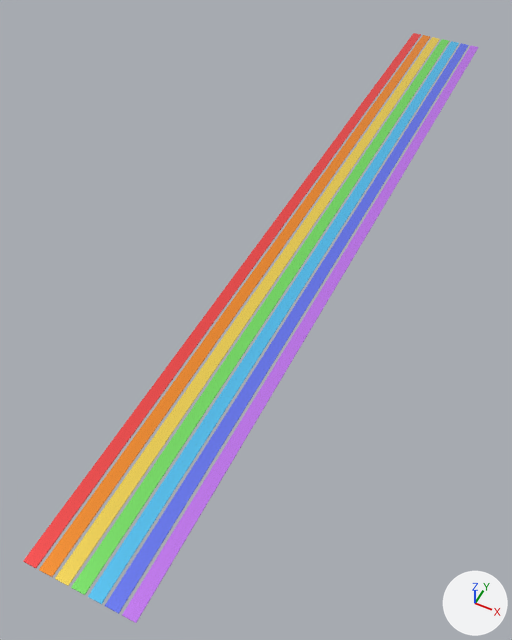
The glTF model apps/megameal/public/generated/hunyuan3d/yggdrasil-bifrost-ribbon/yggdrasil-bifrost-ribbon-merged-2026-04-25T02-17-02-006Z.glb as it was, and as the next commit left it.
Rendered twice from a camera (50 mm lens) standing at (18.1, -51.5, 45.7) and looking at (-2.9, -9.7, -6.6). Arrows for +X, +Y and +Z are at lower right; the lights stay in place. The older version comes first. Where no turn or scale is listed for an object, it has been applied to the vertices.

Before the edit, the objects in view are built like this:
```python
ob_bifrost_ribbon_1 = bpy.data.objects.new('Bifrost Ribbon 1', me_mesh_0)
ob_bifrost_ribbon_1.location = (-3.9, 0.0, 0.0)
ob_bifrost_ribbon_2 = bpy.data.objects.new('Bifrost Ribbon 2', me_mesh_1)
ob_bifrost_ribbon_2.location = (-2.6, 0.0, 0.0)
ob_bifrost_ribbon_3 = bpy.data.objects.new('Bifrost Ribbon 3', me_mesh_2)
ob_bifrost_ribbon_3.location = (-1.3, 0.0, 0.0)
ob_bifrost_ribbon_4 = bpy.data.objects.new('Bifrost Ribbon 4', me_mesh_3)
ob_bifrost_ribbon_4.location = (0.0, 0.0, 0.0)
ob_bifrost_ribbon_5 = bpy.data.objects.new('Bifrost Ribbon 5', me_mesh_4)
ob_bifrost_ribbon_5.location = (1.3, 0.0, 0.0)
ob_bifrost_ribbon_6 = bpy.data.objects.new('Bifrost Ribbon 6', me_mesh_5)
ob_bifrost_ribbon_6.location = (2.6, 0.0, 0.0)
ob_bifrost_ribbon_7 = bpy.data.objects.new('Bifrost Ribbon 7', me_mesh_6)
ob_bifrost_ribbon_7.location = (3.9, 0.0, 0.0)
```
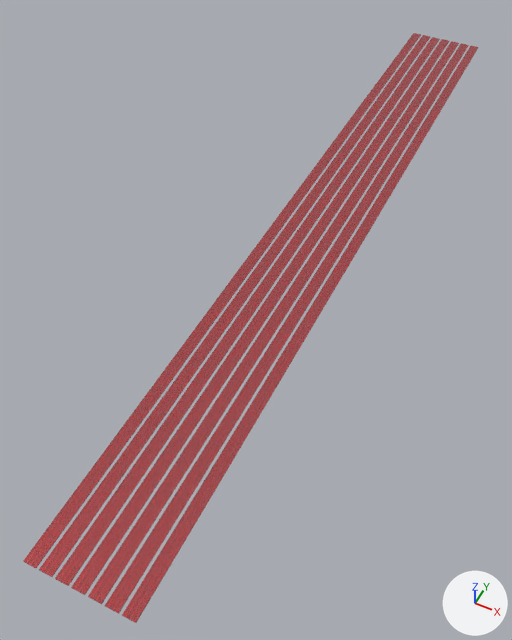
Patch to the scene script:
```diff
--- a/apps/megameal/public/generated/hunyuan3d/yggdrasil-bifrost-ribbon/yggdrasil-bifrost-ribbon-merged-2026-04-25T02-17-02-006Z.glb.py
+++ b/apps/megameal/public/generated/hunyuan3d/yggdrasil-bifrost-ribbon/yggdrasil-bifrost-ribbon-merged-2026-04-25T02-17-02-006Z.glb.py
@@ img_yggdrasil_bifrost_ribbon_m00_bifrost_normal @@
+img_yggdrasil_bifrost_ribbon_m00_bifrost_normal = load_image('yggdrasil-bifrost-ribbon-m00-bifrost-normal', '_unpacked/yggdrasil-bifrost-ribbon-m00-bifrost-normal', 64, 64, 'Non-Color')
@@ img_yggdrasil_bifrost_ribbon_m00_bifrost_emissive @@
+img_yggdrasil_bifrost_ribbon_m00_bifrost_emissive = load_image('yggdrasil-bifrost-ribbon-m00-bifrost-emissive', '_unpacked/yggdrasil-bifrost-ribbon-m00-bifrost-emissive', 64, 64, 'sRGB')
@@ img_yggdrasil_bifrost_ribbon_m00_bifrost_basecolor @@
+img_yggdrasil_bifrost_ribbon_m00_bifrost_basecolor = load_image('yggdrasil-bifrost-ribbon-m00-bifrost-basecolor', '_unpacked/yggdrasil-bifrost-ribbon-m00-bifrost-basecolor', 64, 64, 'sRGB')
@@ img_yggdrasil_bifrost_ribbon_m00_bifrost_metalrough @@
+img_yggdrasil_bifrost_ribbon_m00_bifrost_metalrough = load_image('yggdrasil-bifrost-ribbon-m00-bifrost-metalrough', '_unpacked/yggdrasil-bifrost-ribbon-m00-bifrost-metalrough', 64, 64, 'Non-Color')
@@ mat_yggdrasil_bifrost_ribbon_material_0 @@
+mat_yggdrasil_bifrost_ribbon_material_0 = bpy.data.materials.new('yggdrasil-bifrost-ribbon-material-0')
+# uses the picture img_yggdrasil_bifrost_ribbon_m00_bifrost_basecolor
+# uses the picture img_yggdrasil_bifrost_ribbon_m00_bifrost_emissive
+# uses the picture img_yggdrasil_bifrost_ribbon_m00_bifrost_metalrough
+# uses the picture img_yggdrasil_bifrost_ribbon_m00_bifrost_normal
@@ me_mesh_0 @@
 me_mesh_0.from_pydata(...)  # 8 vertices, 12 faces; spans x -0.5..0.5, y -41.0..41.0, z -0.1..0.1
-me_mesh_0.materials.append(mat_material_0)  # red #ff5c5c, glowing red #8a1b1b
+me_mesh_0.materials.append(mat_yggdrasil_bifrost_ribbon_material_0)
@@ me_mesh_1 @@
 me_mesh_1.from_pydata(...)  # 8 vertices, 12 faces; spans x -0.5..0.5, y -41.0..41.0, z -0.1..0.1
-me_mesh_1.materials.append(mat_material_1)  # orange #ff9a3c, glowing brown #8a4a12
+me_mesh_1.materials.append(mat_yggdrasil_bifrost_ribbon_material_0)
@@ me_mesh_2 @@
 me_mesh_2.from_pydata(...)  # 8 vertices, 12 faces; spans x -0.5..0.5, y -41.0..41.0, z -0.1..0.1
-me_mesh_2.materials.append(mat_material_2)  # yellow #ffe066, glowing yellow #8a7720
+me_mesh_2.materials.append(mat_yggdrasil_bifrost_ribbon_material_0)
@@ me_mesh_3 @@
 me_mesh_3.from_pydata(...)  # 8 vertices, 12 faces; spans x -0.5..0.5, y -41.0..41.0, z -0.1..0.1
-me_mesh_3.materials.append(mat_material_3)  # green #8df07a
+me_mesh_3.materials.append(mat_yggdrasil_bifrost_ribbon_material_0)
@@ me_mesh_4 @@
 me_mesh_4.from_pydata(...)  # 8 vertices, 12 faces; spans x -0.5..0.5, y -41.0..41.0, z -0.1..0.1
-me_mesh_4.materials.append(mat_material_4)  # cyan #68d8ff, glowing blue #1b578a
+me_mesh_4.materials.append(mat_yggdrasil_bifrost_ribbon_material_0)
@@ me_mesh_5 @@
 me_mesh_5.from_pydata(...)  # 8 vertices, 12 faces; spans x -0.5..0.5, y -41.0..41.0, z -0.1..0.1
-me_mesh_5.materials.append(mat_material_5)  # blue #7b8cff, glowing blue #2a318a
+me_mesh_5.materials.append(mat_yggdrasil_bifrost_ribbon_material_0)
@@ me_mesh_6 @@
 me_mesh_6.from_pydata(...)  # 8 vertices, 12 faces; spans x -0.5..0.5, y -41.0..41.0, z -0.1..0.1
-me_mesh_6.materials.append(mat_material_6)  # purple #d38dff, glowing purple #6a2f8a
+me_mesh_6.materials.append(mat_yggdrasil_bifrost_ribbon_material_0)
```

Pixel boxes (x1, y1, x2, y2) of what changed, in the pictures (512 x 640 px):
'Bifrost Ribbon 7', recoloured: (122, 46, 478, 623) in both
'Bifrost Ribbon 6', recoloured: (105, 43, 469, 614) in both
'Bifrost Ribbon 5', recoloured: (88, 41, 459, 604) in both
'Bifrost Ribbon 4', recoloured: (71, 39, 449, 595) in both
'Bifrost Ribbon 3', recoloured: (55, 37, 440, 586) in both
'Bifrost Ribbon 2', recoloured: (39, 35, 430, 577) in both
'Bifrost Ribbon 1', recoloured: (23, 33, 421, 568) in both
